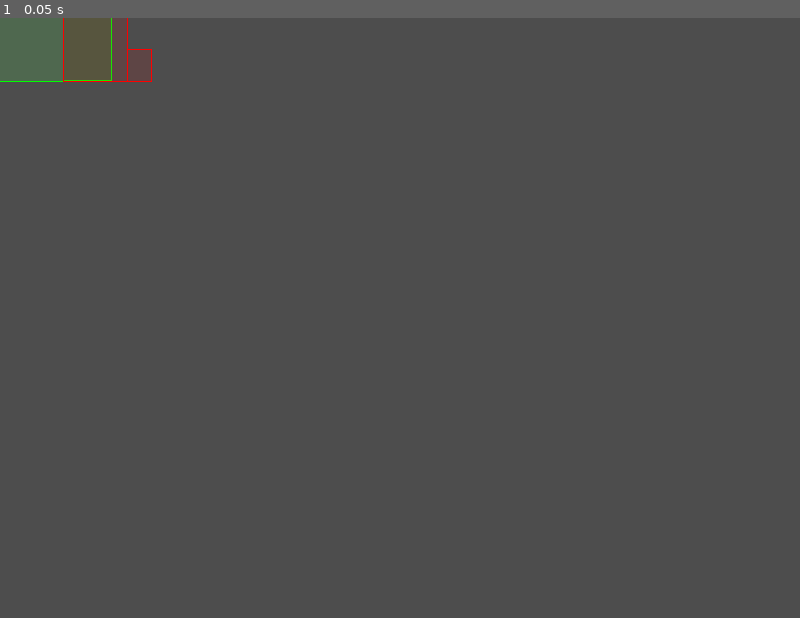
Above: before the commit, frame 1.
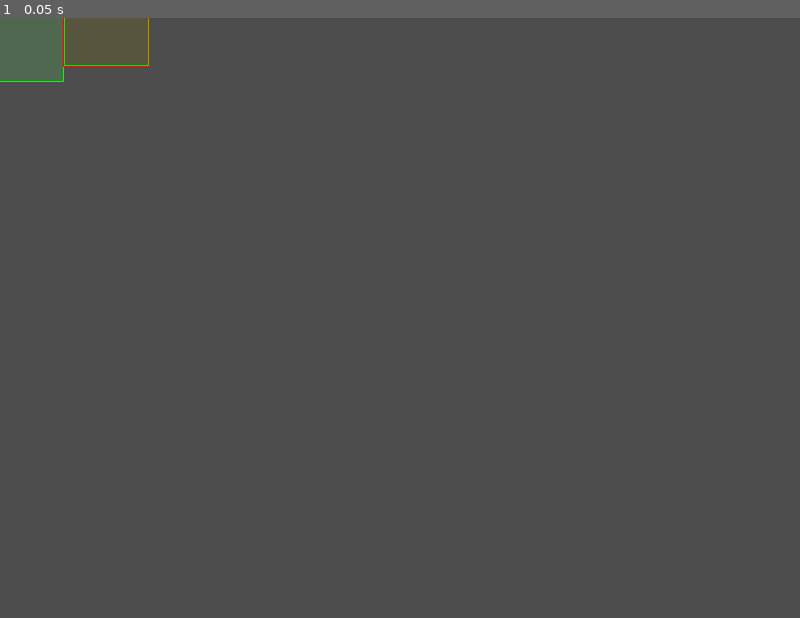
Above: after the commit, the same moment.

Repository: SamBumgardner/spellstrike
Game: Godot game, scene res://player/collision_box_viewer.tscn
The game is run twice, just before and just after one commit, with the same random seed, the same clock (stepped at 60 frames per second) and the same inputs. This scene is started directly instead of the project's main scene.
Inputs:
- Up to frame 1 (0.05 s): no input

The runs differ from the first frame. In frame 1, 0.1% of the frame differs, in the area x 7-19%, y 0-11%.

Commit message:
tweak gameplay values a bit

Diff:
--- a/game/assets/data/states/character/mix/state_mix_b.tres
+++ b/game/assets/data/states/character/mix/state_mix_b.tres
@@ -25,7 +25,7 @@
 
 [sub_resource type="Resource" id="Resource_3fuw6"]
 script = ExtResource("6_n7qqx")
-damage = 15
+damage = 12
 hitstun = 11
 hitstop = 12
 pushback = 5
@@ -33,16 +33,16 @@
 
 [sub_resource type="Resource" id="Resource_h6wvl"]
 script = ExtResource("5_58s0p")
-x_offset = 112
+x_offset = 107
 y_offset = 24
-width = 96
+width = 86
 height = 50
 
 [sub_resource type="Resource" id="Resource_ec8mp"]
 script = ExtResource("5_58s0p")
-x_offset = 112
+x_offset = 107
 y_offset = 24
-width = 94
+width = 84
 height = 48
 
 [sub_resource type="Resource" id="Resource_2egce"]
@@ -69,7 +69,7 @@
 
 [sub_resource type="Resource" id="Resource_tfop5"]
 script = ExtResource("6_n7qqx")
-damage = 20
+damage = 12
 hitstun = 15
 hitstop = 12
 pushback = -20
--- a/game/assets/data/states/character/mix/state_mix_c.tres
+++ b/game/assets/data/states/character/mix/state_mix_c.tres
@@ -30,7 +30,7 @@
 
 [sub_resource type="Resource" id="Resource_4eel3"]
 script = ExtResource("5_4oo7b")
-damage = 40
+damage = 25
 hitstun = 30
 hitstop = 15
 pushback = 25
--- a/game/player/collision_box_viewer.tscn
+++ b/game/player/collision_box_viewer.tscn
@@ -1,9 +1,9 @@
 [gd_scene load_steps=3 format=3 uid="uid://wpsahyhayn75"]
 
 [ext_resource type="Script" path="res://player/collision_box_viewer.gd" id="1_siycv"]
-[ext_resource type="Resource" uid="uid://clph44pse6wkh" path="res://assets/data/states/character/mix/state_mix_c.tres" id="2_4vi4i"]
+[ext_resource type="Resource" uid="uid://ct2hmi77y1dqe" path="res://assets/data/states/character/mix/state_mix_b.tres" id="2_wmctc"]
 
 [node name="CollisionBoxViewer" type="Node2D"]
 script = ExtResource("1_siycv")
 displayed_phase = 1
-viewed_state = ExtResource("2_4vi4i")
+viewed_state = ExtResource("2_wmctc")
